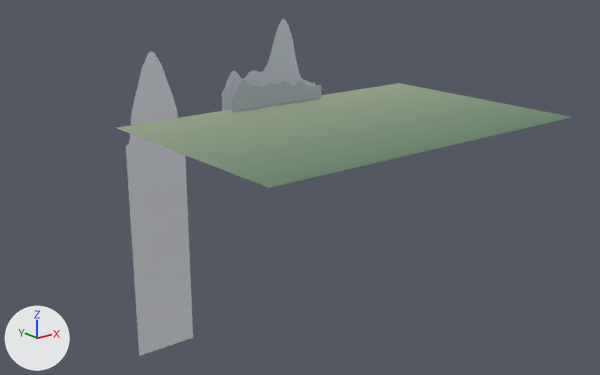
Renders of the glTF model zen/assets/zen_scene.glb from each side of a commit.
Camera for both pictures: a camera (50 mm lens) standing at (-197.0, -217.0, 65.0) and looking at (15.0, 47.0, -40.0). Every picture has the same lights, and +X, +Y and +Z are marked at lower left. The first picture is the older version.

Objects in the first picture: 'ground_near', 'mtn_far', 'mtn_fuji', 'mtn_near'.
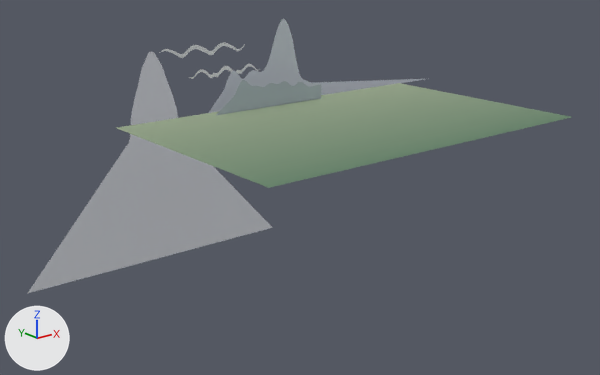
Where the change shows, as pixel boxes (x1, y1, x2, y2) in the pictures (600 x 375 px; the box of a moved part takes in the faces that stretch with it):
'mtn_fuji', reshaped (260% wider, 21% shorter)
    before: (126, 52, 193, 356)
    after: (28, 52, 272, 293)
'mtn_far', reshaped (131% wider)
    before: (222, 19, 315, 111)
    after: (209, 19, 425, 113)
'cloud_high', added
    after: (160, 42, 244, 58)
'cloud_low', added
    after: (189, 64, 260, 79)
part 1 of me_mtn_far, moved or reshaped
    before: (222, 71, 315, 111)
    after: (209, 71, 425, 113)
part 2 of me_mtn_fuji, moved or reshaped
    before: (126, 146, 193, 356)
    after: (28, 146, 272, 293)

Edits to the bpy script that builds the scene:
```text
Add mat_cloud_low_mat:
    mat_cloud_low_mat = principled_material('cloud_low_mat')
    mat_cloud_low_mat.base_color = (0.863, 0.89, 0.875)  # white #eff2f0
    mat_cloud_low_mat.roughness = 0.95
Add mat_cloud_high_mat:
    mat_cloud_high_mat = principled_material('cloud_high_mat')
    mat_cloud_high_mat.base_color = (0.812, 0.847, 0.847)  # white #e9eded
    mat_cloud_high_mat.roughness = 0.95
Change me_mtn_far:
    used by ob_mtn_far; location = (6.0, 56.0, -1.5)
    remove me_mtn_far.from_pydata(...)  # 74 vertices, 72 faces; spans x -24.0..24.0, y 0.0, z -3.0..31.2
    add me_mtn_far.from_pydata(...)  # 74 vertices, 72 faces; spans x -30.7..96.9, y 0.0, z -3.0..31.2
    me_mtn_far part 1
    1 vertex is removed from x 24.0, y 0.0, z -3.0
    26 faces are deleted
    1 vertex moves from x -24.0, y 0.0, z -3.0 to x -30.7, y 0.0, z -3.0
    1 vertex is added at (96.9, 0.0, -3.0)
    26 new faces join them
Change me_mtn_fuji:
    used by ob_mtn_fuji; location = (-8.0, 130.0, -33.0)
    remove me_mtn_fuji.from_pydata(...)  # 121 vertices, 119 faces; spans x -16.0..16.0, y 0.0, z -110.0..43.0
    add me_mtn_fuji.from_pydata(...)  # 121 vertices, 119 faces; spans x -69.0..69.0, y 0.0, z -60.0..43.0
    me_mtn_fuji part 2
    me_mtn_fuji.vertices[0].co: (-16.0, 0.0, -110.0) -> (-69.0, 0.0, -60.0)  # pixel (139, 355) -> pixel (27, 293)
    me_mtn_fuji.vertices[120].co: (16.0, 0.0, -110.0) -> (69.0, 0.0, -60.0)  # pixel (193, 337) -> pixel (272, 227)
Add me_cloud_low:
    me_cloud_low.from_pydata(...)  # 331 vertices, 329 faces; spans x -18.0..18.0, y 0.0, z -1.5..3.0
    me_cloud_low.materials.append(mat_cloud_low_mat)  # white #eff2f0
Add me_cloud_high:
    me_cloud_high.from_pydata(...)  # 331 vertices, 329 faces; spans x -22.5..22.5, y 0.0, z -3.4..1.9
    me_cloud_high.materials.append(mat_cloud_high_mat)  # white #e9eded
Add ob_cloud_low:
    ob_cloud_low = bpy.data.objects.new('cloud_low', me_cloud_low)
    ob_cloud_low.location = (-4.0, 74.0, 7.0)
Add ob_cloud_high:
    ob_cloud_high = bpy.data.objects.new('cloud_high', me_cloud_high)
    ob_cloud_high.location = (2.0, 100.0, 14.0)
```
